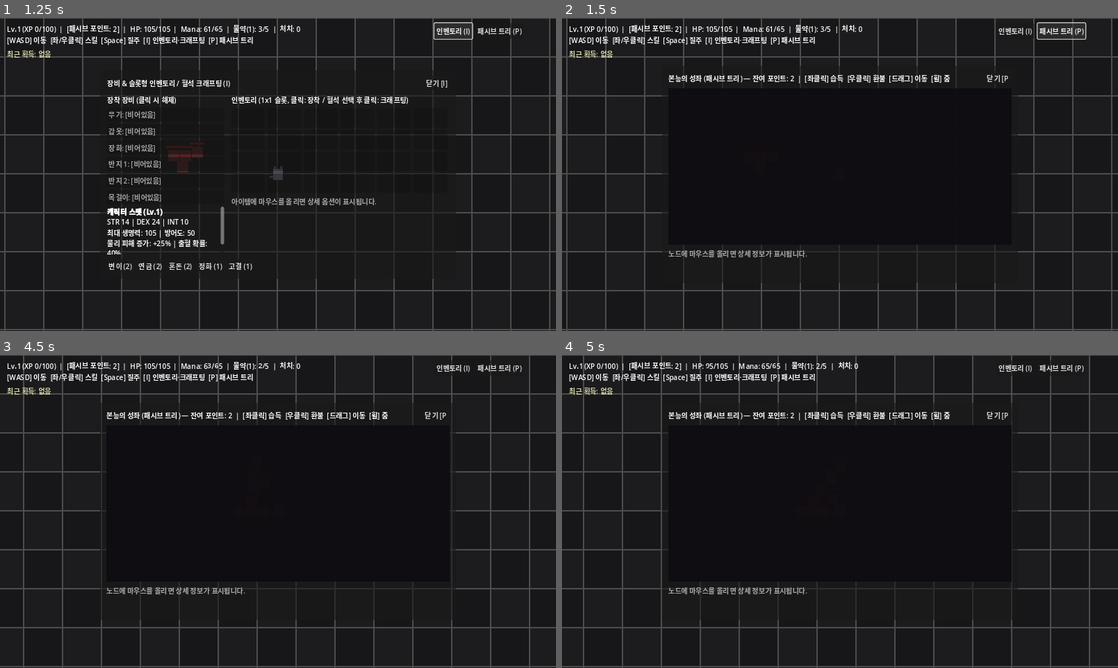
Above: before the commit, frames 1-4 (two rows, left to right).
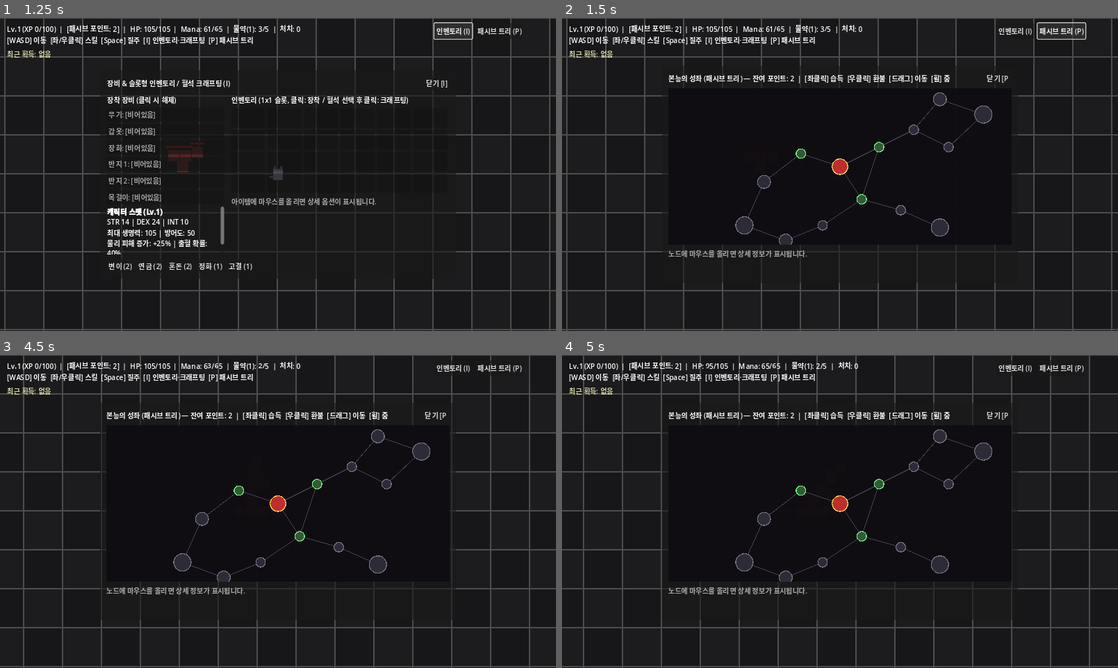
Above: after the commit, the same moments.

Repository: PigPenguinMan/HSG
Game: Godot game, scene res://scenes/Arena.tscn
Two runs of this game, one before a commit and one after it. Both use one fixed random seed, a clock stepped at 60 frames per second and the inputs below.
Inputs (mouse positions are in pixels of both pictures, inside the frame that each line leads up to):
- Up to frame 1 (1.25 s): click "인벤토리 (I)" at 0.5 s
- Up to frame 2 (1.5 s): click "패시브 트리 (P)" at 1.25 s
- Up to frame 3 (4.5 s): click "닫기 [P]" at 2 s; tap Enter at 2.75 s; move the mouse to (400, 495) at 2.77 s; hold D (move_right) 2.78-3.5 s; hold 1 2.78-3.5 s; click (400, 495) at 2.92 s; drag from (166, 527) to (250, 574) at 3.52 s; move the mouse to (333, 442) at 4.27 s; hold D (move_right) from 4.28 s (still down); tap P at 4.35 s
- Up to frame 4 (5 s): keep holding D (move_right)

Frame 1 is identical in both runs. In frame 2, 1.3% of the frame differs, in the area x 31-78%, y 23-73%; in frame 3, 1.3%; in frame 4, 1.3%.
Error before the commit: Invalid assignment of property or key 'text' with value of type 'String' on a base object of type 'Nil'. (res://src/ui/inventory_panel.gd:188)
Error after the commit: Assertion failed: Should allocate Lone Wolf (res://tests/phase0_tests.gd:59)

Commit message:
fix: add UI panels to SceneTree before binding player to ensure _ready() runs first

Diff:
--- a/src/ui/inventory_panel.gd
+++ b/src/ui/inventory_panel.gd
@@ -140,7 +140,7 @@
 
 
 func refresh() -> void:
-	if player == null:
+	if player == null or not is_node_ready():
 		return
 
 	var slot_labels := {
--- a/src/ui/passive_tree_panel.gd
+++ b/src/ui/passive_tree_panel.gd
@@ -21,7 +21,7 @@
 
 
 func refresh() -> void:
-	if player == null:
+	if player == null or not is_node_ready():
 		return
 	_header_label.text = "본능의 성좌 (패시브 트리) — 잔여 포인트: %d  |  [좌클릭] 습득  [우클릭] 환불  [드래그] 이동  [휠] 줌" % player.passive_points
 	_canvas.queue_redraw()
--- a/src/world/arena.gd
+++ b/src/world/arena.gd
@@ -61,14 +61,14 @@
 	hud_layer.add_child(center)
 
 	_inv_panel = InventoryPanel.new()
+	center.add_child(_inv_panel)
 	_inv_panel.bind_player(_player)
 	_inv_panel.visibility_changed.connect(_sync_ui_block)
-	center.add_child(_inv_panel)
 
 	_tree_panel = PassiveTreePanel.new()
+	center.add_child(_tree_panel)
 	_tree_panel.bind_player(_player)
 	_tree_panel.visibility_changed.connect(_sync_ui_block)
-	center.add_child(_tree_panel)
 
 
 func _unhandled_input(event: InputEvent) -> void:
